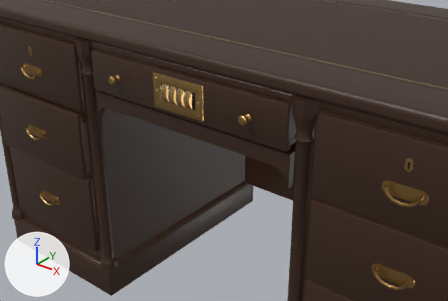
One commit to the glTF model game/assets/models/desk.glb: the scene before it, then after it.
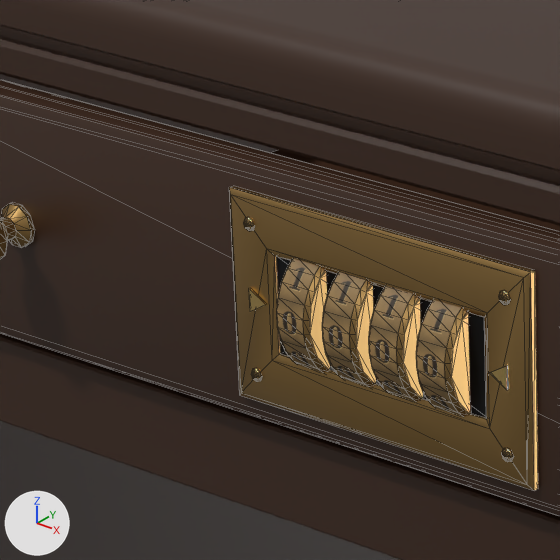
There are two pictures of each version: one from a 50 mm camera at (0.847, -1.256, 1.149) aimed at (0.102, -0.325, 0.571), one close up on the part from 26% to 46% of the width and 14% to 44% of the height. The lights are fixed; the arrows at lower left show +X, +Y and +Z. The first two pictures are the older version. The close-ups show mesh edges as thin lines. Where no turn or scale is listed for an object, it has been applied to the vertices.

In view in the first close-up: 'IA_drawer_top', 'IA_drawer_wheel_0', 'IA_drawer_wheel_1', 'IA_drawer_wheel_2', 'IA_drawer_wheel_3', 'desk_body'.
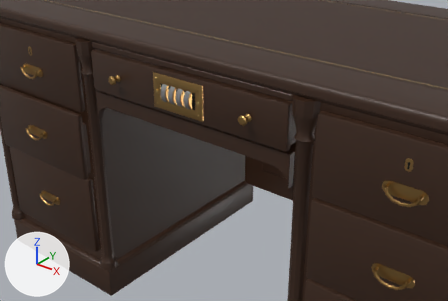
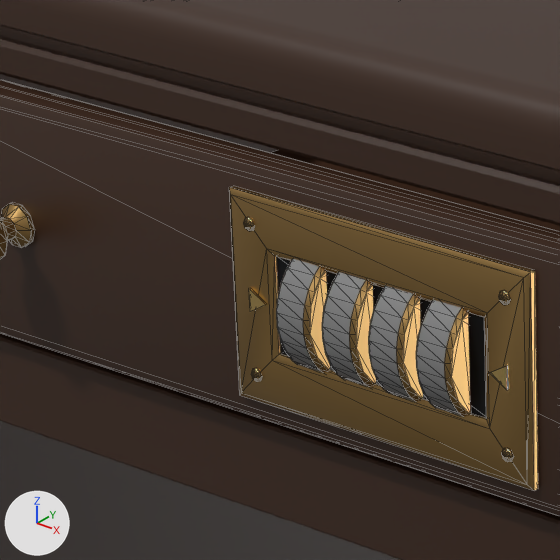
Patch to the scene script:
```diff
--- a/game/assets/models/desk.glb.py
+++ b/game/assets/models/desk.glb.py
@@ mat_m_decal_drawerdigits @@
 mat_m_decal_drawerdigits = principled_material('M_Decal_DrawerDigits')
-mat_m_decal_drawerdigits.texture = img_drawer_digits
+mat_m_decal_drawerdigits.base_color = (0.216, 0.216, 0.216)  # grey #808080
```

Location of each change, [x1, y1, x2, y2] in pixels of the close-ups (560 x 560 px):
'IA_drawer_wheel_3', surface changed
    both: [416, 300, 464, 416]
'IA_drawer_wheel_2', surface changed
    both: [368, 286, 423, 401]
'IA_drawer_wheel_1', surface changed
    both: [322, 272, 376, 386]
'IA_drawer_wheel_0', surface changed
    both: [276, 259, 330, 372]
